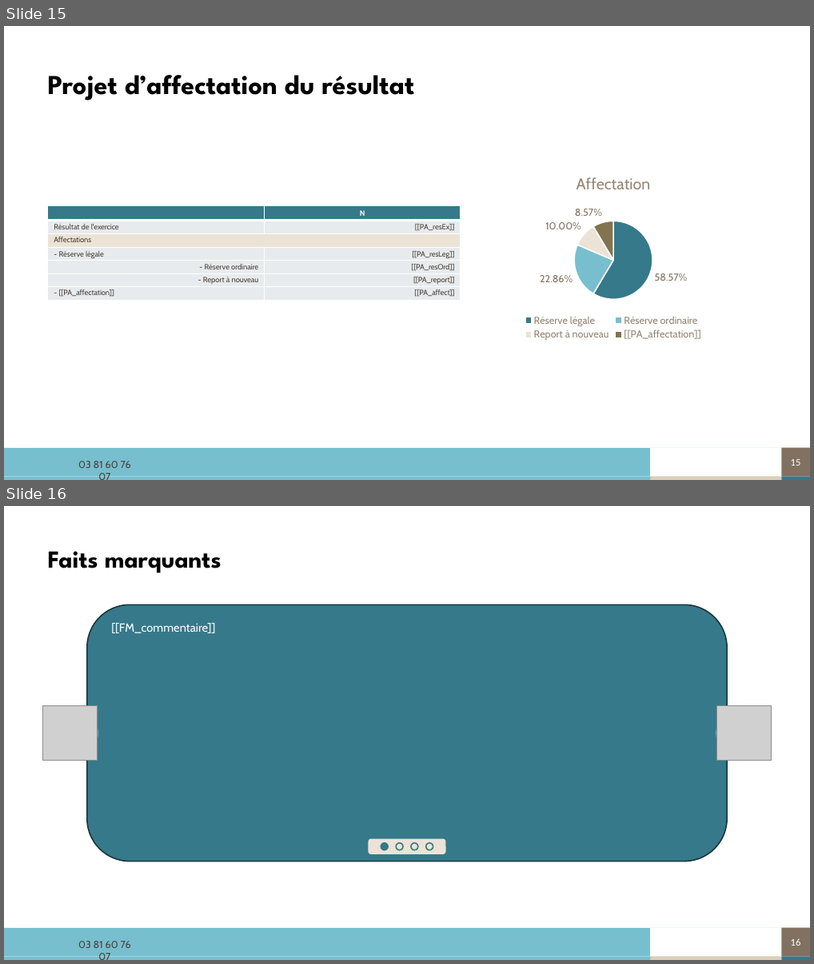
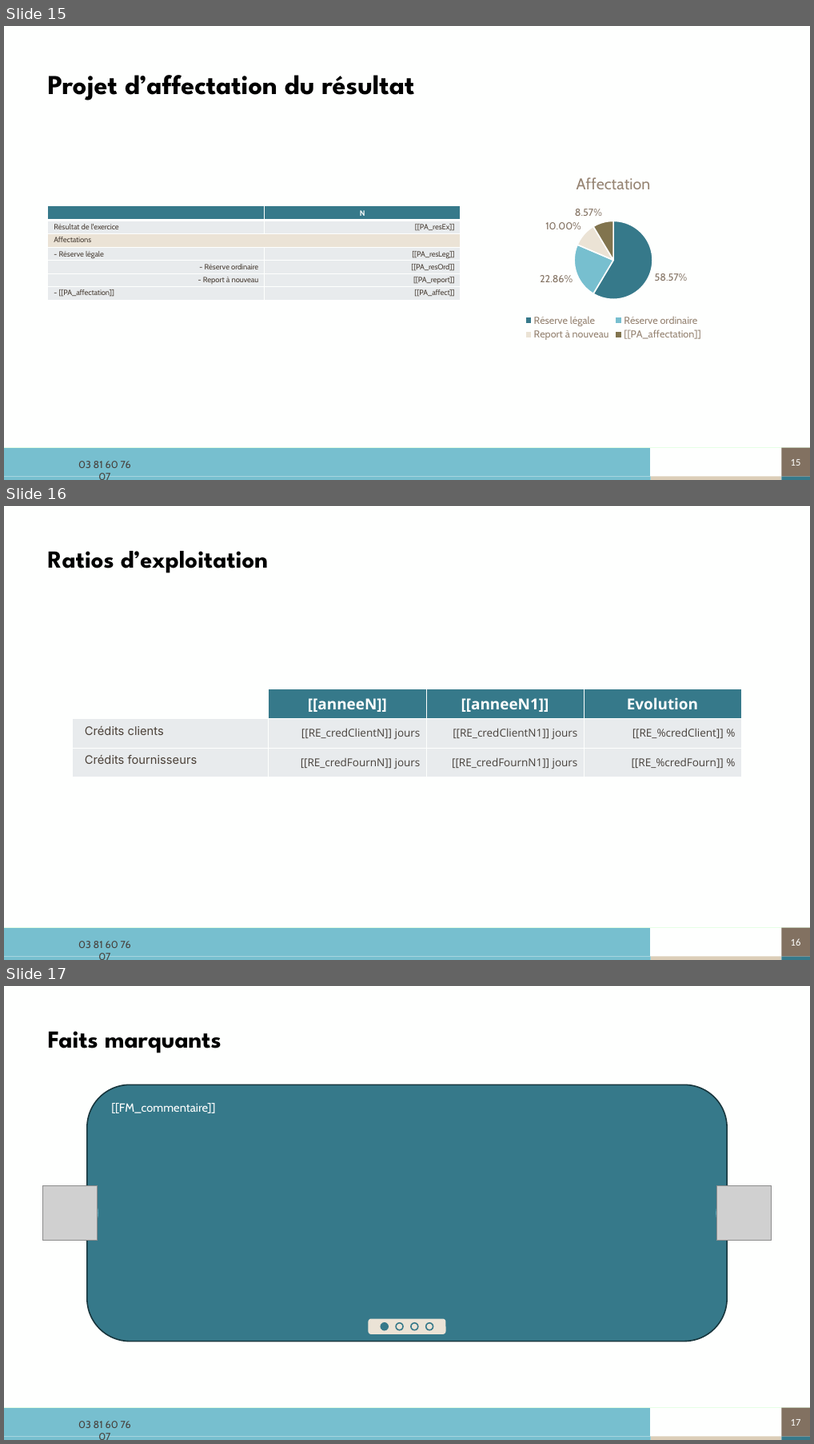
Before and after one commit to ldebouche/Projet1_lettre_fin_de_mission, a slide deck: backend/src/templates/modele_complet.pptm. Shown one above the other, each under a label of ours: slides 15 and 16 before the commit, slides 15, 16 and 17 after it. The pictures are 814x964 and 814x1444 pixels, drawn with LibreOffice and Linux fonts; fonts in the diff are those of the drawing; grey boxes stand for pictures; background and template pictures are left out. Boxes give left, top, right and bottom in pixels: in the first picture for what was removed or moved away, otherwise in the second. Text is boxed around its words. In the diff, an @@ line names an element or a change of style, - is before the commit and + after.

Commit message:
ajout du calcul des rations d'exploitation

```diff
--- a/backend/src/templates/modele_complet.pptm
+++ b/backend/src/templates/modele_complet.pptm
@@ slide 16 added at bbox=[4, 506, 810, 960], background #FEFFFE; not listed: 8 template elements that a slide beside it also shows @@
@@ text added at bbox=[48, 551, 268, 573], 29.2 pt, text #000000, bold @@
+Ratios d’exploitation
@@ table added at bbox=[73, 688, 742, 777], 3 rows, 4 columns @@
+ | [[anneeN]] | [[anneeN1]] | Evolution
+Crédits clients | [[RE_credClientN]] jours | [[RE_credClientN1]] jours | [[RE_%credClient]] %
+Crédits fournisseurs | [[RE_credFournN]] jours | [[RE_credFournN1]] jours | [[RE_%credFourn]] %
@@ what was slide 16 is now slide 17 @@
@@ page number at bbox=[791, 1419, 802, 1425]: text changed @@
-16
+17
```
Also in this commit, not shown: 1 slide changed, 4 other files.
